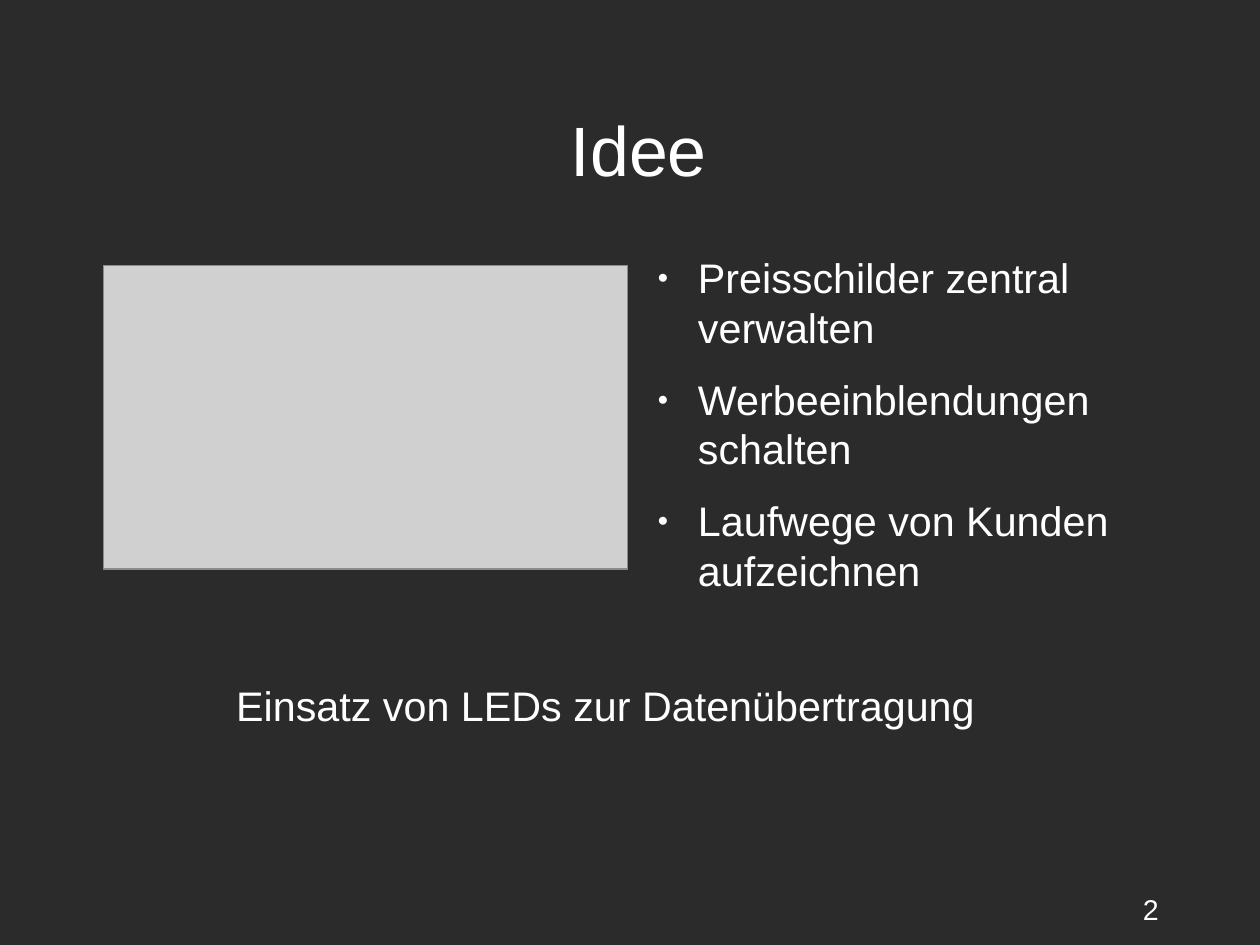
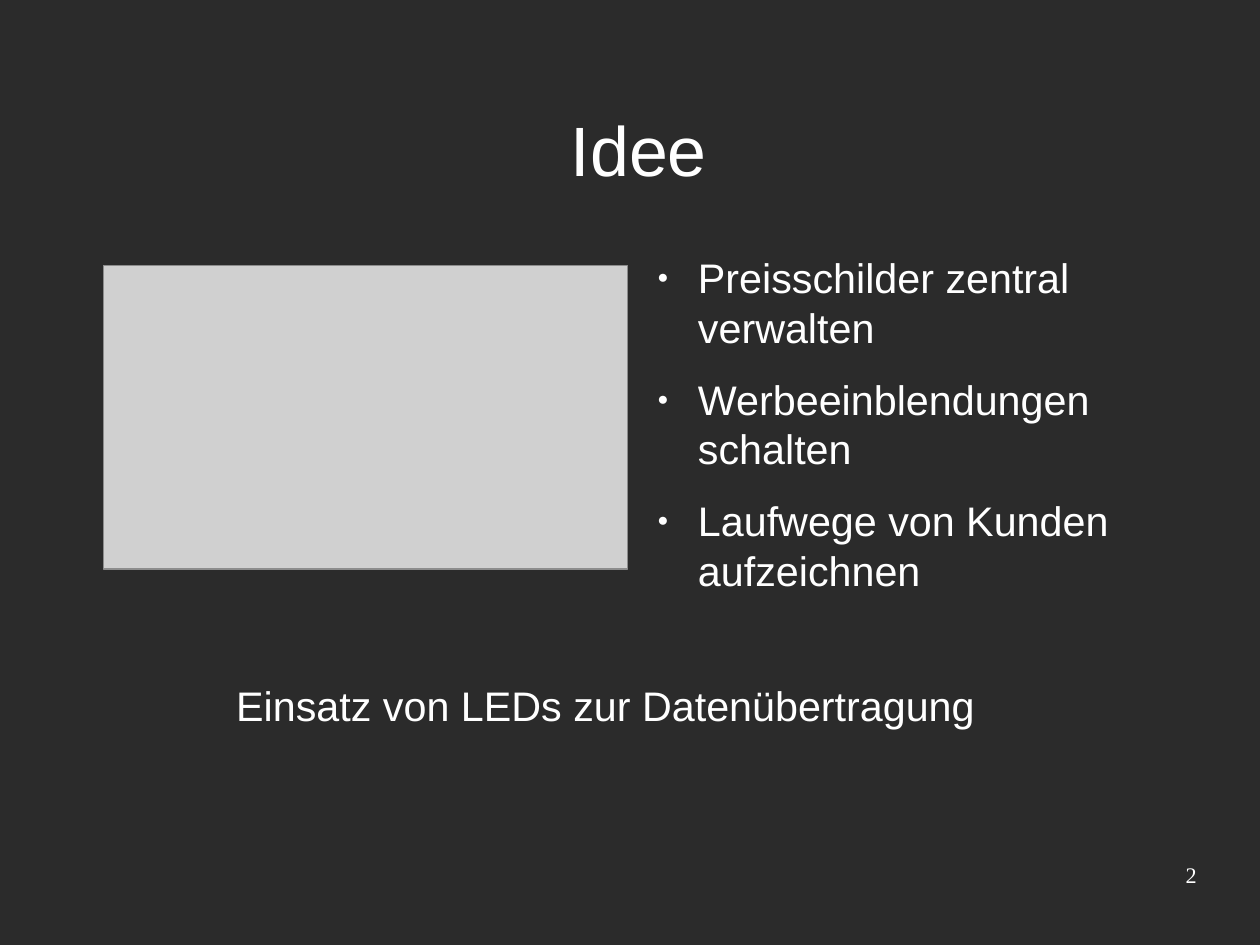
Before and after one commit to Niondir/rika-led, a slide deck: slide 2 of präsentation 3/part 1/präsentation31.odp. Drawn at 1260x945 pixels with LibreOffice and Linux fonts; fonts in the diff are those of the drawing; grey boxes stand for pictures; background and template pictures are left out; a plain dark background stands for a picture behind light text. Boxes give left, top, right and bottom in pixels: in the first picture for what was removed or moved away, otherwise in the second. Text is boxed around its words. In the diff, an @@ line names an element or a change of style, - is before the commit and + after.

```diff
--- a/präsentation 3/part 1/präsentation31.odp
+++ b/präsentation 3/part 1/präsentation31.odp
@@ page number: place and size @@
-page number at [1143, 900, 1159, 920]
+page number at [1186, 868, 1197, 883]
@@ page number at [1186, 868, 1197, 883]: size 18 to 14 pt, font Arial to Times New Roman; alignment left to right @@
```
Also in this commit, not shown: 9 other slides changed, 2 slides added, 1 slide removed.
